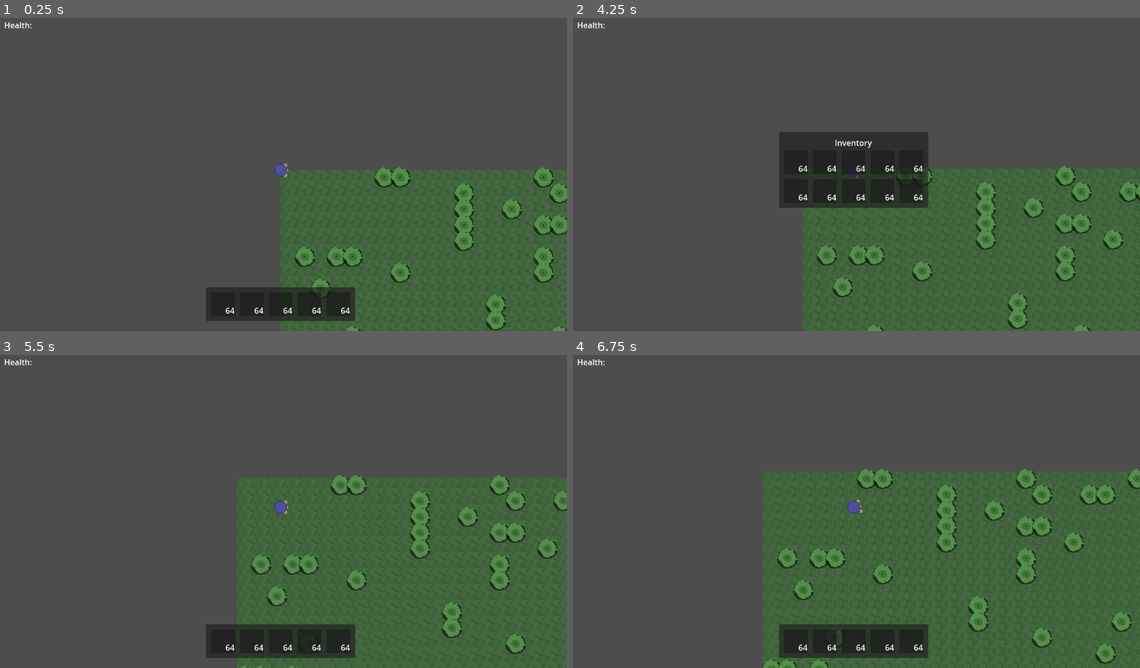
Above: before the commit, frames 1-4 (two rows, left to right).
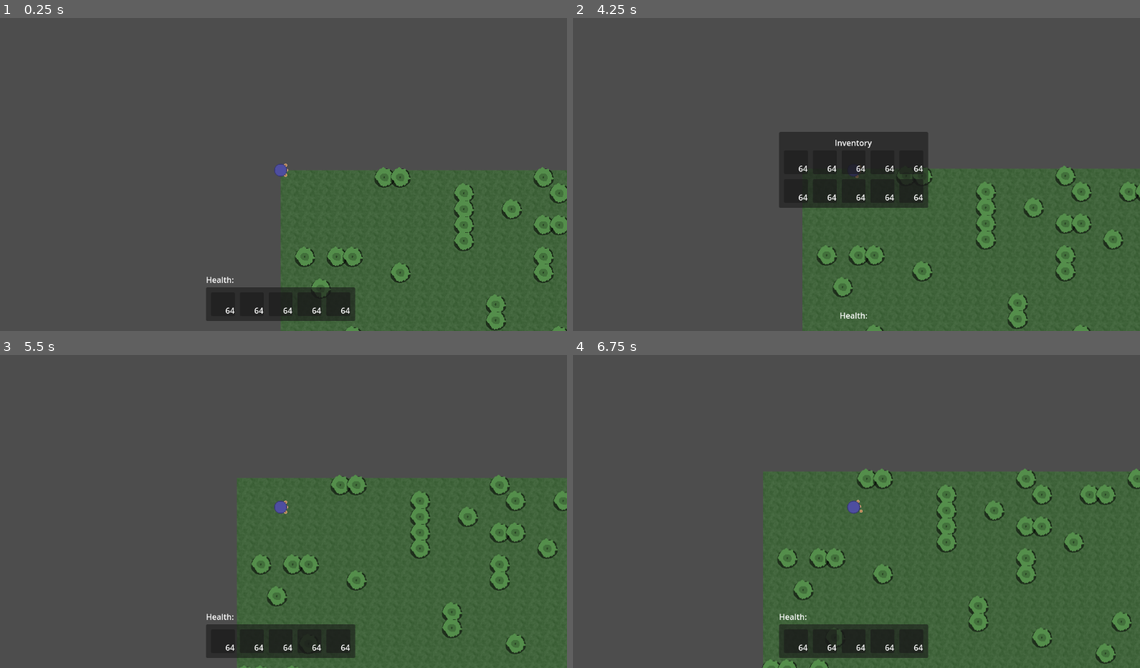
Above: after the commit, the same moments.

Repository: artmouse155/lets_survive
Game: Godot game, scene res://Scenes/WorldTest.tscn
Two runs of this game, one before a commit and one after it. Both use one fixed random seed, a clock stepped at 60 frames per second and the inputs below.
Inputs (mouse positions are in pixels of both pictures, inside the frame that each line leads up to):
- Up to frame 1 (0.25 s): no input
- Up to frame 2 (4.25 s): tap Enter at 0.5 s; press the mouse at (850, 171) at 0.53 s; hold D (right) 0.53-1.28 s; tap X (drop) at 0.8, 1.35 s; move the mouse to (737, 187) at 1.27 s; release the mouse at (737, 187) at 1.28 s; hold S (down) 1.28-2.03 s; click (737, 187) at 1.42 s; tap 1 (select_0) at 1.55, 2.1 s; move the mouse to (913, 99) at 2.02 s; hold D (right) 2.03-2.78 s; click (913, 99) at 2.17 s; tap 2 (select_1) at 2.3, 2.85 s; move the mouse to (822, 233) at 2.77 s; hold W (up) 2.78-3.53 s; click (822, 233) at 2.92 s; tap Mouse wheel down (select_next) at 3.05, 3.6 s; move the mouse to (1026, 218) at 3.52 s; hold A (left) from 3.53 s (still down); click (1026, 218) at 3.67 s; tap Mouse wheel up (select_prev) at 3.8 s; tap E (open_inventory) at 4.15 s
- Up to frame 3 (5.5 s): move the mouse to (107, 458) at 4.27 s; tap Mouse wheel up (select_prev) at 4.35 s; click (107, 458) at 4.55 s; tap Escape (pause) at 4.9 s; move the mouse to (311, 508) at 5.02 s; release A (left) at 5.03 s; press the mouse at (311, 508) at 5.03 s; hold S (down) from 5.03 s (still down); tap X (drop) at 5.3 s
- Up to frame 4 (6.75 s): move the mouse to (765, 426) at 5.77 s; release S (down) at 5.78 s; release the mouse at (765, 426) at 5.78 s; hold D (right) 5.78-6.53 s; tap X (drop) at 5.85 s; click (765, 426) at 5.92 s; tap 1 (select_0) at 6.05, 6.6 s; move the mouse to (981, 489) at 6.52 s; hold W (up) from 6.53 s (still down); click (981, 489) at 6.67 s

The runs differ from the first frame. In frame 1, 0.1% of the frame differs, in the area x 0-42%, y 1-85%; in frame 2, 0.1%; in frame 3, 0.1%; in frame 4, 0.1%.

Commit message:
🚧(brain) Adding function-based signals

Diff:
--- a/Scenes/EntityModel/BrainModel/Brain.gd
+++ b/Scenes/EntityModel/BrainModel/Brain.gd
@@ -1,3 +1,6 @@
 @icon("uid://crgtq8dkggumf")
 @abstract
 class_name Brain extends Node
+
+func _emit(s : Signal, ...args) -> void:
+	s.emit.callv(args)
--- a/Scenes/EntityModel/BrainModel/PersonBrain.gd
+++ b/Scenes/EntityModel/BrainModel/PersonBrain.gd
@@ -1,5 +1,6 @@
 class_name PersonBrain extends Brain
 
+@warning_ignore_start("unused_signal")
 signal movement_vector(direction : Vector2)
 signal look_target(angle : float)
 
@@ -14,10 +15,11 @@
 signal drop_all_selected_item()
 signal drop_index(index: int)
 signal drop_all_index(index: int)
+@warning_ignore_restore("unused_signal")
 
 func emit_drop_index(index: int):
-	drop_index.emit(index)
+	_emit(drop_index,index)
 
 
 func emit_drop_all_index(index: int):
-	drop_all_index.emit(index)
+	_emit(drop_all_index,index)
--- a/Scenes/EntityModel/BrainModel/SelfBrain.gd
+++ b/Scenes/EntityModel/BrainModel/SelfBrain.gd
@@ -15,48 +15,48 @@
 	_get_movement_vector()
 
 	if Input.is_action_pressed("attack"):
-		attack.emit()
+		_emit(attack)
 	else:
-		go_idle.emit()
+		_emit(go_idle)
 	if Input.is_action_just_pressed("select_0"):
-		select.emit(0)
+		_emit(select,0)
 	elif Input.is_action_just_pressed("select_1"):
-		select.emit(1)
+		_emit(select,1)
 	if Input.is_action_just_pressed("select_next"):
-		select_next.emit()
+		_emit(select_next)
 	elif Input.is_action_just_pressed("select_prev"):
-		select_prev.emit()
+		_emit(select_prev)
 	if Input.is_action_just_pressed("drop_all"):
-		drop_all_selected_item.emit()
+		_emit(drop_all_selected_item)
 	elif Input.is_action_just_pressed("drop"):
-		drop_selected_item.emit()
+		_emit(drop_selected_item)
 
 
 func _get_look_direction() -> void:
 	var mouse_angle = (get_viewport().get_mouse_position() - (get_tree().get_root().size / 2.0)).angle()
-	look_target.emit(mouse_angle)
+	_emit(look_target,mouse_angle)
 
 
 func _get_movement_vector() -> void:
 	var input_direction = Input.get_vector("left", "right", "up", "down")
-	movement_vector.emit(input_direction)
+	_emit(movement_vector,input_direction)
 
 
 func set_movement_enabled(enabled : bool) -> void:
 	is_movement_disabled = !enabled
-	in_ui.emit(!enabled)
+	_emit(in_ui,!enabled)
 	if is_movement_disabled:
-		movement_vector.emit(Vector2.ZERO)
-		go_idle.emit()
+		_emit(movement_vector,Vector2.ZERO)
+		_emit(go_idle)
 
 
 func on_inv_slot_left_clicked(index : int) -> void:
-	inventory_left_clicked.emit(index)
+	_emit(inventory_left_clicked, index)
 
 
 func on_inv_slot_right_clicked(index : int) -> void:
-	inventory_right_clicked.emit(index)
+	_emit(inventory_right_clicked, index)
 
 
 func emit_drop_floating() -> void:
-	drop_floating.emit()
+	_emit(drop_floating)
--- a/Scenes/game_container.tscn
+++ b/Scenes/game_container.tscn
@@ -1,10 +1,11 @@
-[gd_scene load_steps=6 format=3 uid="uid://bcnynj6tfm2v3"]
+[gd_scene load_steps=7 format=3 uid="uid://bcnynj6tfm2v3"]
 
 [ext_resource type="Script" uid="uid://pbgoqkx5pxk1" path="res://Scripts/game_node.gd" id="1_jr5s5"]
 [ext_resource type="PackedScene" uid="uid://dr6w6t2qv7atg" path="res://Scenes/world.tscn" id="2_juifl"]
 [ext_resource type="Script" uid="uid://bno5jm45y4cod" path="res://Scenes/game_ui.gd" id="3_us7ks"]
 [ext_resource type="PackedScene" uid="uid://bbe71tvxwfhof" path="res://Scenes/hotbar.tscn" id="4_juifl"]
 [ext_resource type="PackedScene" uid="uid://blkwdjk1xb8wr" path="res://Scenes/inventory_ui.tscn" id="5_us7ks"]
+[ext_resource type="Script" uid="uid://cvl38fv5heg82" path="res://Scripts/chat.gd" id="6_udj4x"]
 
 [node name="GameContainer" type="Control" node_paths=PackedStringArray("world")]
 layout_mode = 3
@@ -44,9 +45,9 @@
 grow_vertical = 2
 script = ExtResource("3_us7ks")
 health_label = NodePath("SafeZone/VBoxContainer/Health")
-inventory_label = NodePath("SafeZone/VBoxContainer/Inventory")
+inventory_label = NodePath("")
 pause_screen = NodePath("../PauseScreen")
-hotbar = NodePath("SafeZone/Hotbar")
+hotbar = NodePath("SafeZone/VBoxContainer/Hotbar")
 inventory_ui = NodePath("SafeZone/InventoryUI")
 self_brain = NodePath("../SubViewportContainer/SubViewport/World/SelfBrain")
 
@@ -64,22 +65,14 @@
 
 [node name="VBoxContainer" type="VBoxContainer" parent="GameUI/SafeZone"]
 layout_mode = 2
+size_flags_horizontal = 4
+size_flags_vertical = 8
 
 [node name="Health" type="Label" parent="GameUI/SafeZone/VBoxContainer"]
 layout_mode = 2
 text = "Health:"
 
-[node name="Inventory" type="Label" parent="GameUI/SafeZone/VBoxContainer"]
-visible = false
-layout_mode = 2
-text = "Inventory:"
-
-[node name="Selected" type="Label" parent="GameUI/SafeZone/VBoxContainer"]
-visible = false
-layout_mode = 2
-text = "Selected:"
-
-[node name="Hotbar" parent="GameUI/SafeZone" instance=ExtResource("4_juifl")]
+[node name="Hotbar" parent="GameUI/SafeZone/VBoxContainer" instance=ExtResource("4_juifl")]
 layout_mode = 2
 size_flags_horizontal = 4
 size_flags_vertical = 8
@@ -89,6 +82,63 @@
 layout_mode = 2
 size_flags_horizontal = 4
 size_flags_vertical = 4
+
+[node name="Chat" type="Control" parent="GameUI/SafeZone"]
+visible = false
+layout_mode = 2
+script = ExtResource("6_udj4x")
+
+[node name="VBoxContainer" type="VBoxContainer" parent="GameUI/SafeZone/Chat"]
+layout_mode = 1
+anchors_preset = 12
+anchor_top = 1.0
+anchor_right = 1.0
+anchor_bottom = 1.0
+offset_top = -135.0
+grow_horizontal = 2
+grow_vertical = 0
+
+[node name="ScrollContainer" type="ScrollContainer" parent="GameUI/SafeZone/Chat/VBoxContainer"]
+custom_minimum_size = Vector2(0, 100)
+layout_mode = 2
+scroll_vertical = 31
+
+[node name="PanelContainer" type="PanelContainer" parent="GameUI/SafeZone/Chat/VBoxContainer/ScrollContainer"]
+layout_mode = 2
+size_flags_horizontal = 3
+size_flags_vertical = 3
+
+[node name="VBoxContainer" type="VBoxContainer" parent="GameUI/SafeZone/Chat/VBoxContainer/ScrollContainer/PanelContainer"]
+layout_mode = 2
+alignment = 2
+
+[node name="Label" type="RichTextLabel" parent="GameUI/SafeZone/Chat/VBoxContainer/ScrollContainer/PanelContainer/VBoxContainer"]
+layout_mode = 2
+text = "[LUKE] This is a Chat message."
+fit_content = true
+
+[node name="Label2" type="RichTextLabel" parent="GameUI/SafeZone/Chat/VBoxContainer/ScrollContainer/PanelContainer/VBoxContainer"]
+layout_mode = 2
+text = "[LUKE] This is a Chat message."
+fit_content = true
+
+[node name="Label3" type="RichTextLabel" parent="GameUI/SafeZone/Chat/VBoxContainer/ScrollContainer/PanelContainer/VBoxContainer"]
+layout_mode = 2
+text = "[LUKE] This is a Chat message."
+fit_content = true
+
+[node name="Label4" type="RichTextLabel" parent="GameUI/SafeZone/Chat/VBoxContainer/ScrollContainer/PanelContainer/VBoxContainer"]
+layout_mode = 2
+text = "[LUKE] This is a Chat message."
+fit_content = true
+
+[node name="Label5" type="RichTextLabel" parent="GameUI/SafeZone/Chat/VBoxContainer/ScrollContainer/PanelContainer/VBoxContainer"]
+layout_mode = 2
+text = "[LUKE] This is a Chat message."
+fit_content = true
+
+[node name="LineEdit" type="LineEdit" parent="GameUI/SafeZone/Chat/VBoxContainer"]
+layout_mode = 2
 
 [node name="PauseScreen" type="PanelContainer" parent="."]
 process_mode = 2
--- a/Scripts/EntityModel/brain_entity.gd
+++ b/Scripts/EntityModel/brain_entity.gd
@@ -1,6 +1,7 @@
 @abstract
 class_name BrainEntity extends CharacterBody2D
 
+@warning_ignore("unused_signal")
 signal world_item_dropped(sender : Node2D, item : Item, cooldown: float)
 signal health_updated(health : float)
 
--- a/Scripts/EntityModel/entity.gd
+++ b/Scripts/EntityModel/entity.gd
@@ -1,4 +1,5 @@
 @abstract
 class_name Entity extends Area2D
 
+@warning_ignore("unused_signal")
 signal world_item_dropped(sender : Node2D, item : Item, cooldown: float)
--- /dev/null
+++ b/Scripts/chat.gd
@@ -0,0 +1 @@
+extends Control
Not shown, added: Scripts/chat.gd.uid
